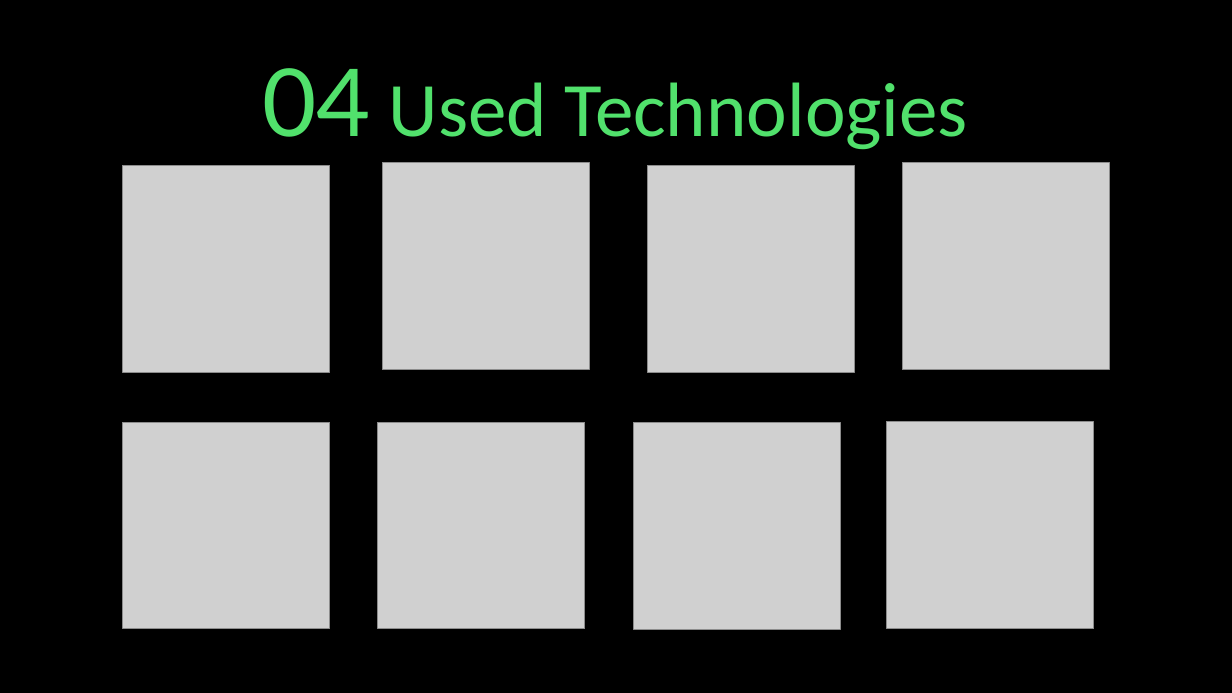
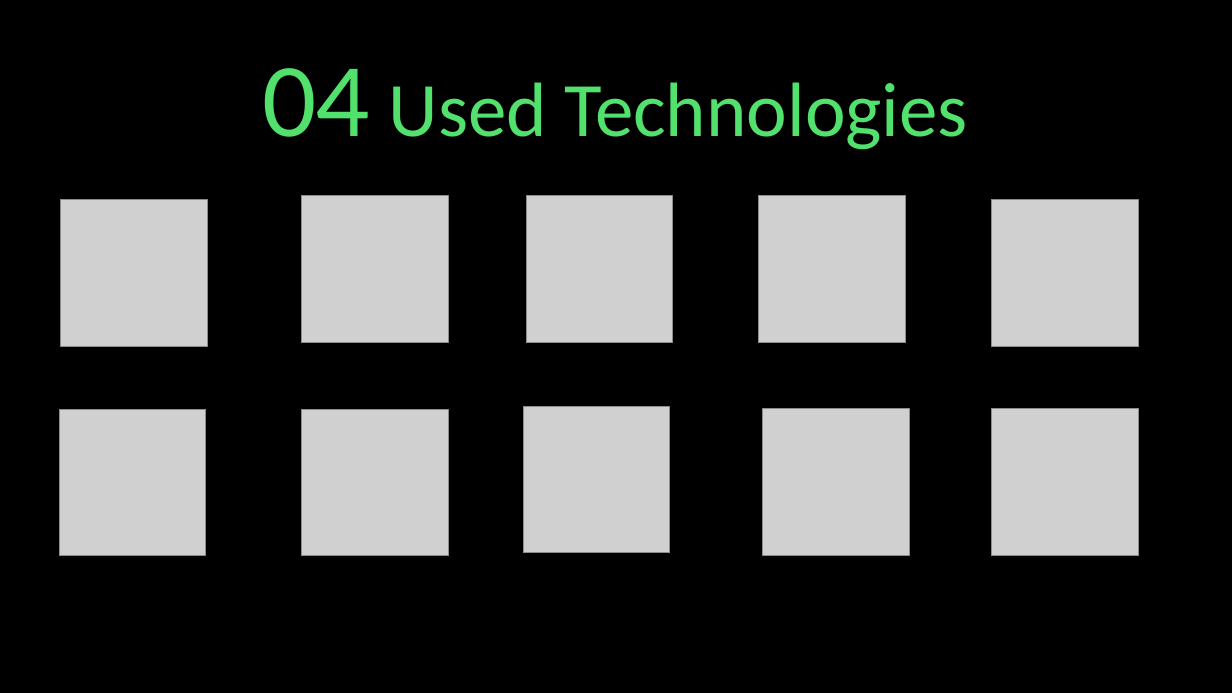
Before and after one commit to TPZhekov22/Alpha-Green, a slide deck: slide 6 of documents/alpha_green_presentation.pptx. Drawn at 1232x693 pixels with LibreOffice and Linux fonts; fonts in the diff are those of the drawing; grey boxes stand for pictures; background and template pictures are left out. Boxes give left, top, right and bottom in pixels: in the first picture for what was removed or moved away, otherwise in the second. Text is boxed around its words. In the diff, an @@ line names an element or a change of style, - is before the commit and + after.

Commit message:
Final touches

```diff
--- a/documents/alpha_green_presentation.pptx
+++ b/documents/alpha_green_presentation.pptx
@@ picture: place and size @@
-picture at <box>123,165,330,372</box>
+picture at <box>61,200,208,347</box>
@@ picture: place and size @@
-picture at <box>383,163,590,370</box>
+picture at <box>301,196,448,343</box>
@@ picture: place and size @@
-picture at <box>648,165,855,372</box>
+picture at <box>526,196,673,343</box>
@@ picture added at <box>759,196,906,343</box> @@
@@ picture: place and size @@
-picture at <box>903,163,1110,370</box>
+picture at <box>992,200,1139,347</box>
@@ picture: place and size @@
-picture at <box>123,422,330,629</box>
+picture at <box>59,409,206,556</box>
@@ picture added at <box>302,409,449,556</box> @@
@@ picture: place and size @@
-picture at <box>378,422,585,629</box>
+picture at <box>523,407,670,554</box>
@@ picture: place and size @@
-picture at <box>633,422,840,629</box>
+picture at <box>762,409,909,556</box>
@@ picture: place and size @@
-picture at <box>887,422,1094,629</box>
+picture at <box>992,409,1139,556</box>
```
